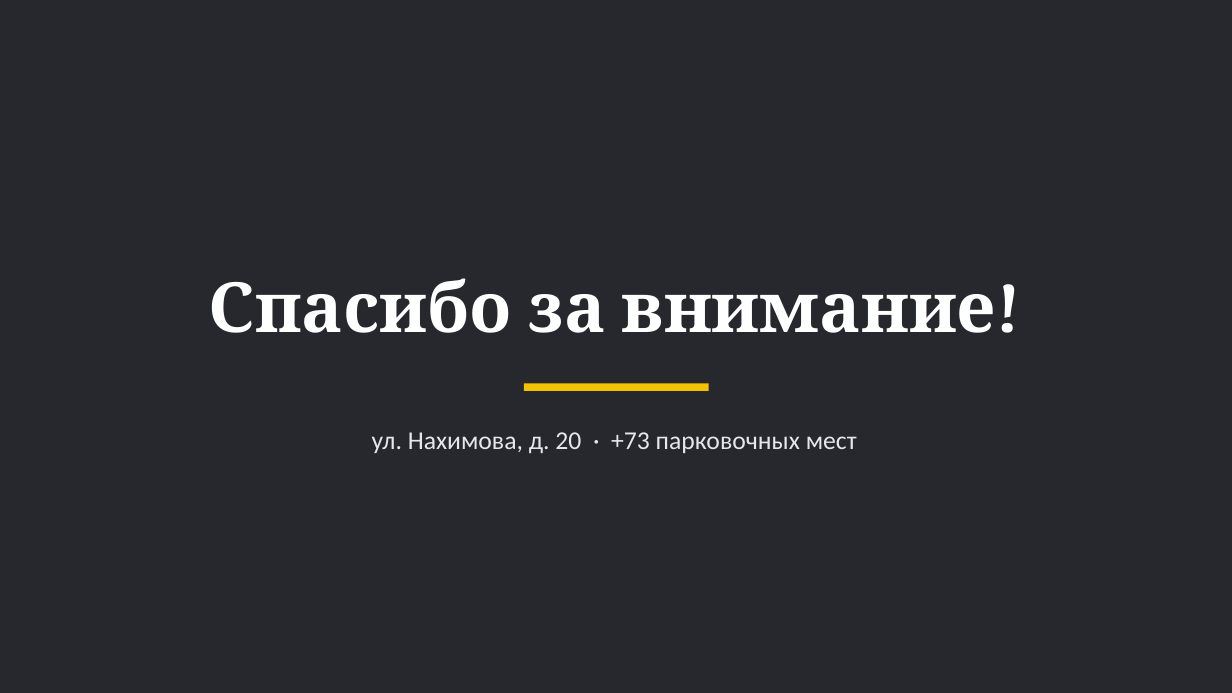
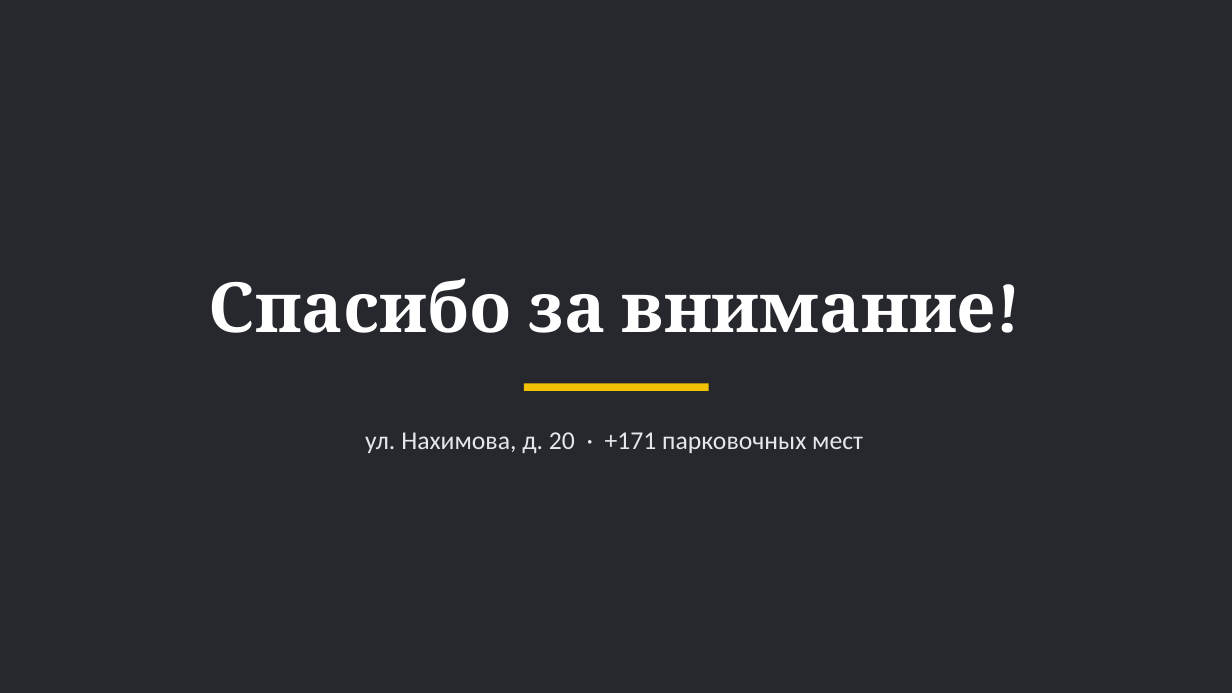
Before and after one commit to shortisshow-prog/mirigrushek, a slide deck: slide 16 of parking/Парковка_Нахимова_20.pptx. Drawn at 1232x693 pixels with LibreOffice and Linux fonts; fonts in the diff are those of the drawing; background and template pictures are left out. Boxes give left, top, right and bottom in pixels: in the first picture for what was removed or moved away, otherwise in the second. Text is boxed around its words. In the diff, an @@ line names an element or a change of style, - is before the commit and + after.

```diff
--- a/parking/Парковка_Нахимова_20.pptx
+++ b/parking/Парковка_Нахимова_20.pptx
@@ text at (365, 432, 863, 454): text changed @@
-ул. Нахимова, д. 20 · +73 парковочных мест
+ул. Нахимова, д. 20 · +171 парковочных мест
```
Also in this commit, not shown: 9 other slides changed, 2 other files.
